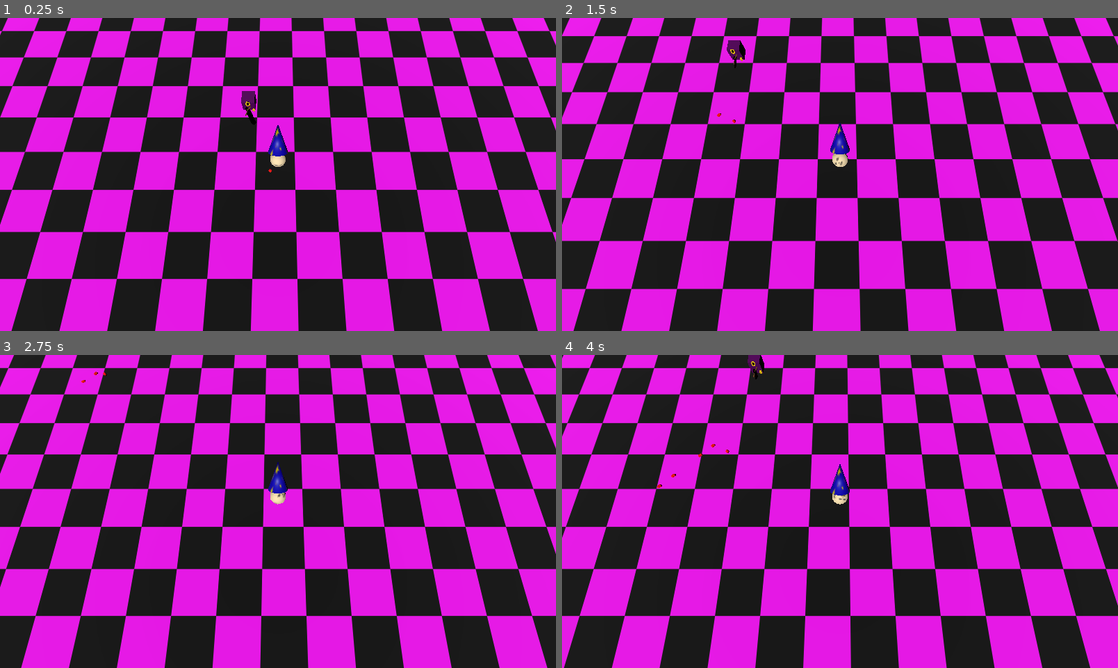
Above: before the commit, frames 1-4 (two rows, left to right).
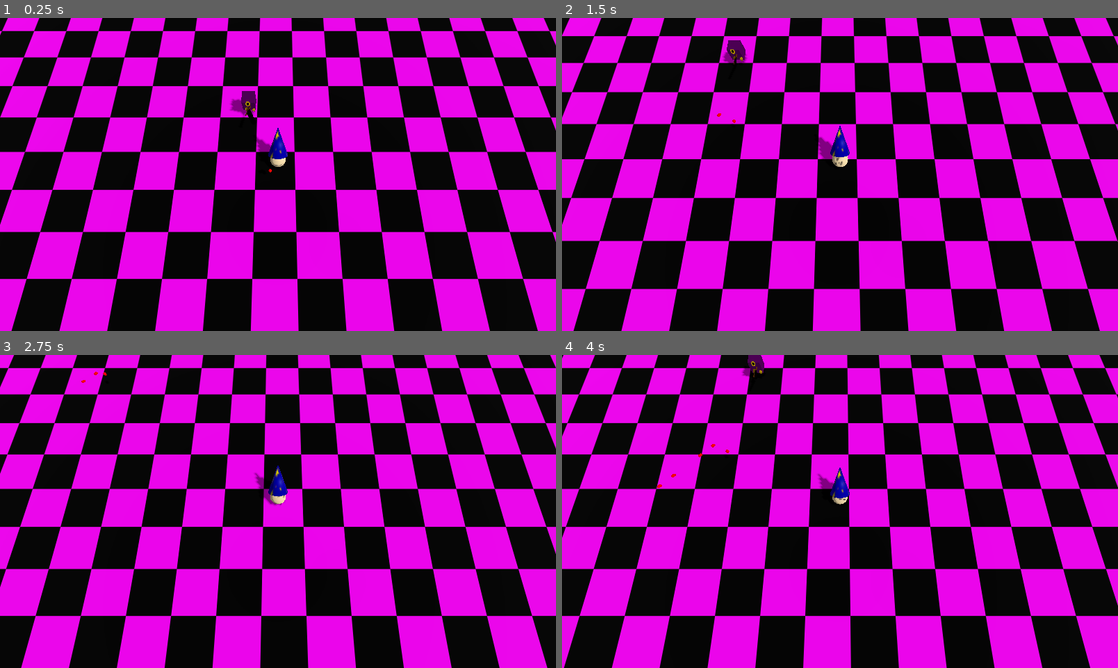
Above: after the commit, the same moments.

Repository: luce-ventress/no-mercy-bgj-2025
Game: Godot game, scene res://Maps/Level1.tscn
Two runs of this game, one before a commit and one after it. Both use one fixed random seed, a clock stepped at 60 frames per second and the inputs below.
Inputs:
- Up to frame 1 (0.25 s): no input
- Up to frame 2 (1.5 s): tap Enter at 0.5 s; hold D (player_right) 0.53-1.28 s; tap Space at 0.77 s; hold S (player_backward) from 1.28 s (still down)
- Up to frame 3 (2.75 s): tap Space at 1.52 s; release S (player_backward) at 2.03 s; hold D (player_right) from 2.03 s (still down)
- Up to frame 4 (4 s): release D (player_right) at 2.78 s; hold W (player_forward) 2.78-3.53 s; tap Space at 3.02, 3.77 s; hold A (player_left) from 3.53 s (still down)

The runs differ from the first frame. In frame 1, 0.5% of the frame differs, in the area x 41-52%, y 24-50%; in frame 2, 0.6%, in the area x 27-52%, y 7-48%; in frame 3, 0.4%; in frame 4, 0.5%.

Commit message:
better light

Diff:
--- a/Maps/Level1.tscn
+++ b/Maps/Level1.tscn
@@ -16,6 +16,13 @@
 [sub_resource type="BoxShape3D" id="BoxShape3D_ypajb"]
 size = Vector3(200, 0.2, 200)
 
+[sub_resource type="Environment" id="Environment_ptu34"]
+background_energy_multiplier = 3.0
+ambient_light_color = Color(1, 1, 1, 1)
+fog_light_energy = 7.05
+
+[sub_resource type="CameraAttributesPractical" id="CameraAttributesPractical_7bilv"]
+
 [node name="Level1" type="Node3D"]
 
 [node name="MeshInstance3D" type="MeshInstance3D" parent="."]
@@ -32,10 +39,16 @@
 transform = Transform3D(1, 0, 0, 0, 1, 0, 0, 0, 1, -0.638794, -0.110769, 1.42372)
 
 [node name="DirectionalLight3D" type="DirectionalLight3D" parent="."]
-transform = Transform3D(-0.684139, -0.418379, -0.597422, -0.62451, -0.0870892, 0.776146, -0.376752, 0.904088, -0.201701, 0, 3.99234, 0)
+transform = Transform3D(-0.561376, -0.810499, -0.167182, 0.511137, -0.49846, 0.700197, -0.650843, 0.307621, 0.694099, 0, 3.99234, 0)
+light_energy = 0.2
+shadow_enabled = true
 
 [node name="ProjectileBase" parent="." instance=ExtResource("3_bv8d1")]
 transform = Transform3D(1, 0, 0, 0, 1, 0, 0, 0, 1, -1.73985, 0.786825, 0.712495)
 
 [node name="MeleeEnemy" parent="." instance=ExtResource("4_ptu34")]
 transform = Transform3D(1, 0, 0, 0, 1, 0, 0, 0, 1, 2.81994, -0.1, -0.885988)
+
+[node name="WorldEnvironment" type="WorldEnvironment" parent="."]
+environment = SubResource("Environment_ptu34")
+camera_attributes = SubResource("CameraAttributesPractical_7bilv")
--- a/Scenes/Player/PlayerMesh.tscn
+++ b/Scenes/Player/PlayerMesh.tscn
@@ -17,6 +17,6 @@
 material = SubResource("StandardMaterial3D_e80uo")
 
 [node name="NoMercy_Player_Hat" parent="." instance=ExtResource("2_kne1u")]
-transform = Transform3D(0.940452, 0.940452, 0, -0.940452, 0.940452, 0, 0, 0, 1.33, -0.053134, -0.0306769, 0)
+transform = Transform3D(0.94045, 0.94045, 0, -0.94045, 0.94045, 0, 0, 0, 1.33, -0.176424, -0.176424, 0)
 script = ExtResource("3_r6oee")
 hat_magnitude = 1.0
Not shown: 1 places in Maps/Level1.tscn that only renumber resources
